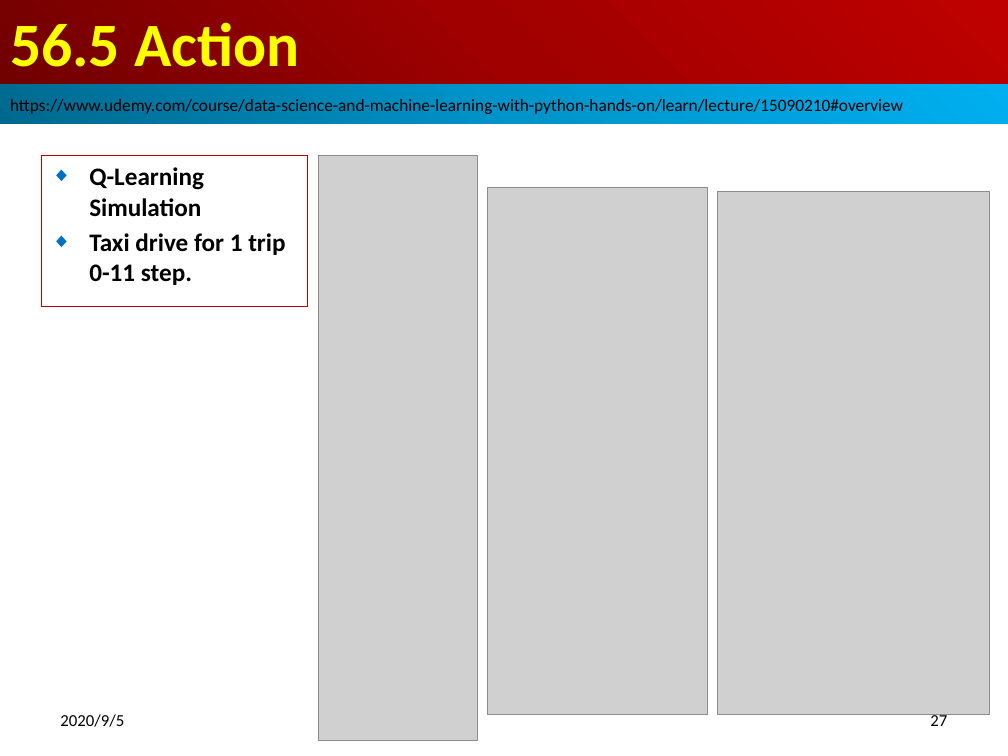
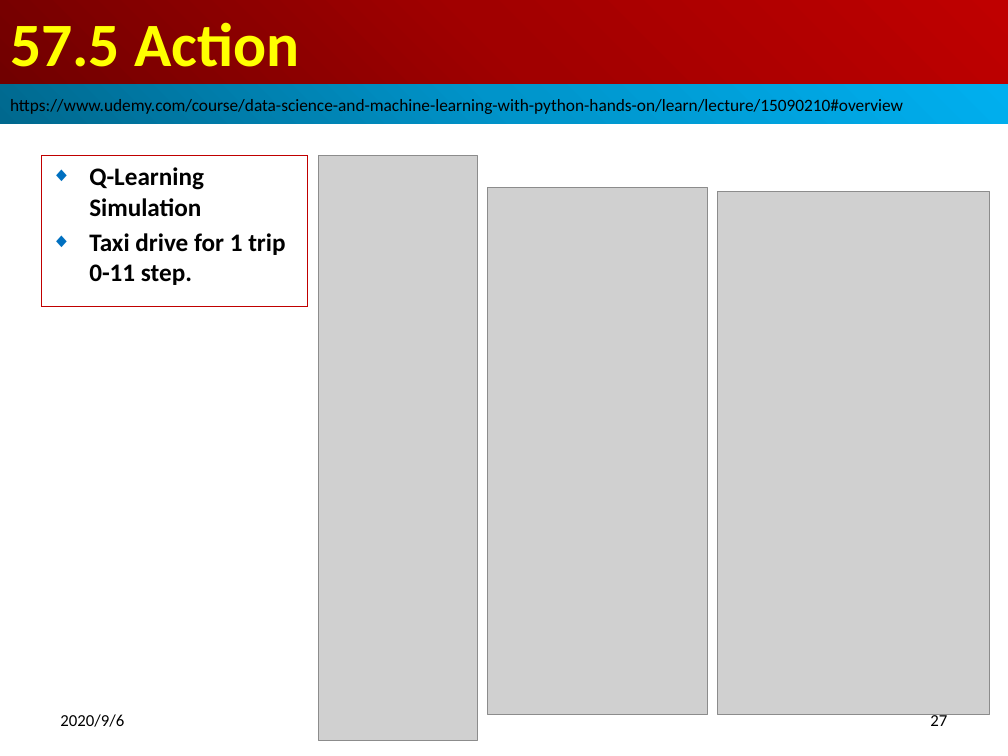
Before and after one commit to peterhchen/900_Python_ML_DS_DL, a slide deck: slide 27 of 057_ReinforcemetGym.pptx. Drawn at 1008x756 pixels with LibreOffice and Linux fonts; fonts in the diff are those of the drawing; grey boxes stand for pictures. Boxes give left, top, right and bottom in pixels: in the first picture for what was removed or moved away, otherwise in the second. Text is boxed around its words. In the diff, an @@ line names an element or a change of style, - is before the commit and + after.

```diff
--- a/057_ReinforcemetGym.pptx
+++ b/057_ReinforcemetGym.pptx
@@ title at (10,22,299,67): text changed @@
-56.5 Action
+57.5 Action
@@ text at (60,714,124,727): text changed @@
-2020/9/5
+2020/9/6
```
Also in this commit, not shown: 31 other slides changed.
